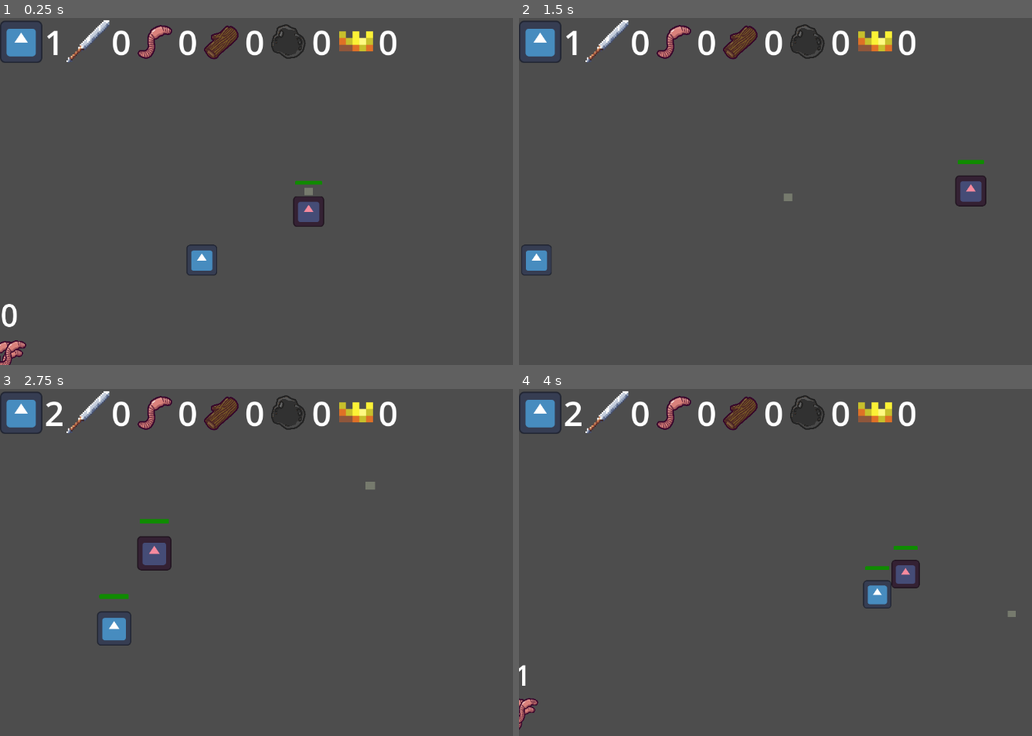
Above: before the commit, frames 1-4 (two rows, left to right).
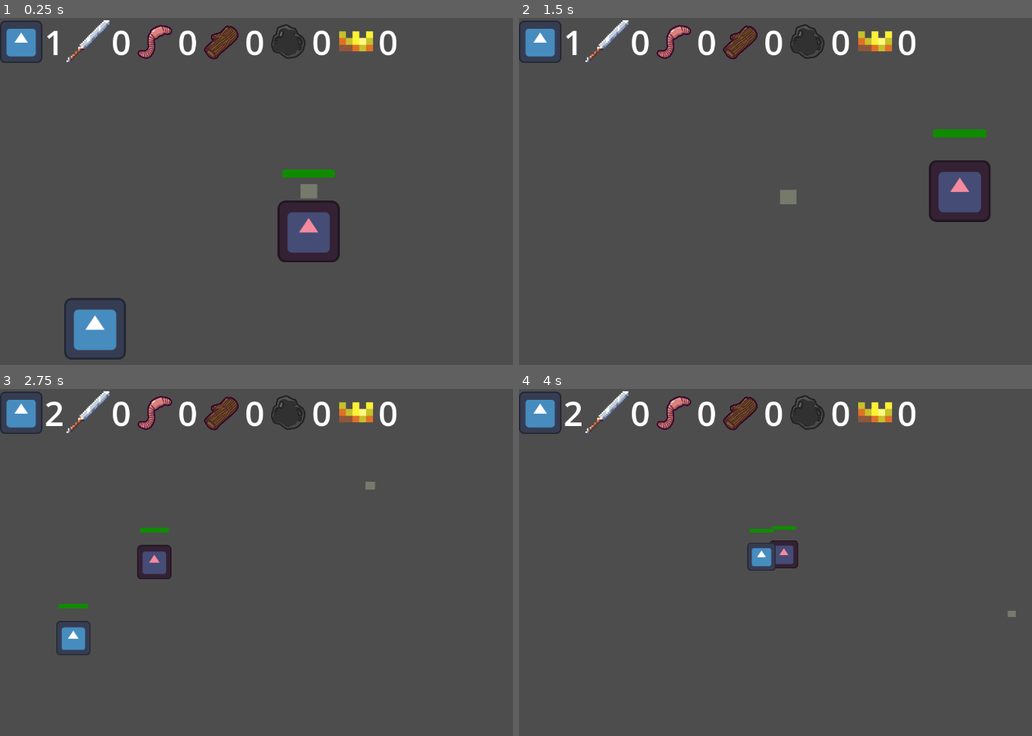
Above: after the commit, the same moments.

Repository: pradoh97/horde
Game: Godot game, scene res://level.tscn
Two runs of this game, one before a commit and one after it. Both use one fixed random seed, a clock stepped at 60 frames per second and the inputs below. The engine's default icon, where the game draws it, is replaced by a stand-in: a white triangle on a blue panel in a dark square.
Inputs (mouse positions are in pixels of both pictures, inside the frame that each line leads up to):
- Up to frame 1 (0.25 s): no input
- Up to frame 2 (1.5 s): tap Enter at 0.5 s; move the mouse to (965, 174) at 0.52 s; press the mouse at (965, 174) at 0.53 s; hold D (right) 0.53-1.25 s; tap W (up) at 0.77 s; release the mouse at (965, 174) at 1.25 s; drag from (703, 208) to (955, 174) at 1.27 s
- Up to frame 3 (2.75 s): move the mouse to (369, 486) at 2.02 s; hold A (left) from 2.03 s (still down); hold Mouse wheel up (mouse_scroll_up) from 2.03 s (still down)
- Up to frame 4 (4 s): release A (left) at 2.75 s; release Mouse wheel up (mouse_scroll_up) at 2.75 s; drag from (796, 631) to (672, 552) at 2.77 s; move the mouse to (1011, 614) at 3.52 s; hold D (right) from 3.53 s (still down); hold Mouse wheel down (mouse_scroll_down) from 3.53 s (still down); tap W (up) at 3.77 s

The runs differ from the first frame. In frame 1, 4.4% of the frame differs, in the area x 0-67%, y 43-100%; in frame 2, 2.5%; in frame 3, 1.7%; in frame 4, 1.8%.

Commit message:
Set initial zoom to max

Diff:
--- a/camera_2d.gd
+++ b/camera_2d.gd
@@ -1,6 +1,7 @@
 extends Camera2D
 
 @export var tween_duration: float = 0.5
+@export var initial_zoom_percentage := 0.8
 var max_zoom = Vector2(0.9, 0.9)
 var min_zoom = Vector2(0.1, 0.1)
 var zoom_tween: Tween
@@ -12,7 +13,7 @@
 func _ready():
 	zoom_step = ceili((max_zoom.x-min_zoom.x)/zoom_step_factor.x/2)
 	max_steps = ceili((max_zoom.x-min_zoom.x)/zoom_step_factor.x)
-	zoom = max_zoom/2
+	zoom = max_zoom*initial_zoom_percentage
 
 func _input(event):
 	if event.is_action_pressed("mouse_scroll_down"):
--- a/level.tscn
+++ b/level.tscn
@@ -51,6 +51,7 @@
 drag_right_margin = 0.5
 drag_bottom_margin = 0.5
 script = ExtResource("4_km5ld")
+initial_zoom_percentage = 1.0
 
 [node name="WildMinions" type="Node2D" parent="."]
 position = Vector2(769, -1070)
@@ -93,6 +94,7 @@
 [node name="UI" parent="." instance=ExtResource("10_2orkt")]
 
 [node name="Enemies" type="Node2D" parent="."]
+position = Vector2(1077, -1626)
 
 [node name="enemy_test" parent="Enemies" instance=ExtResource("11_2orkt")]
 position = Vector2(1631, -4591)
@@ -107,7 +109,7 @@
 position = Vector2(-2881, -4766)
 
 [node name="enemy_test5" parent="Enemies" instance=ExtResource("11_2orkt")]
-position = Vector2(-821, -5090)
+position = Vector2(-1310, -6103)
 
 [node name="enemy_test6" parent="Enemies" instance=ExtResource("11_2orkt")]
 position = Vector2(1449, -4499)
@@ -116,10 +118,10 @@
 position = Vector2(1381, -4805)
 
 [node name="enemy_test8" parent="Enemies" instance=ExtResource("11_2orkt")]
-position = Vector2(129, -5332)
+position = Vector2(-586, -5844)
 
 [node name="enemy_test9" parent="Enemies" instance=ExtResource("11_2orkt")]
-position = Vector2(-641, -3971)
+position = Vector2(-2393, -4400)
 
 [connection signal="day_passed" from="." to="ResourceGenerators/WoodMine" method="_on_level_day_passed"]
 [connection signal="day_passed" from="." to="ResourceGenerators/FoodFarm" method="_on_level_day_passed"]
